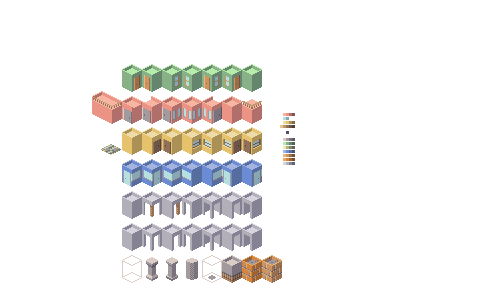
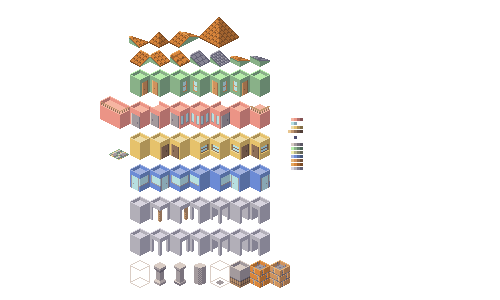
Revision of a layered 500×300 image; what changed, layer by layer:
painted on "Capa 2" over [92,17,303,288]
